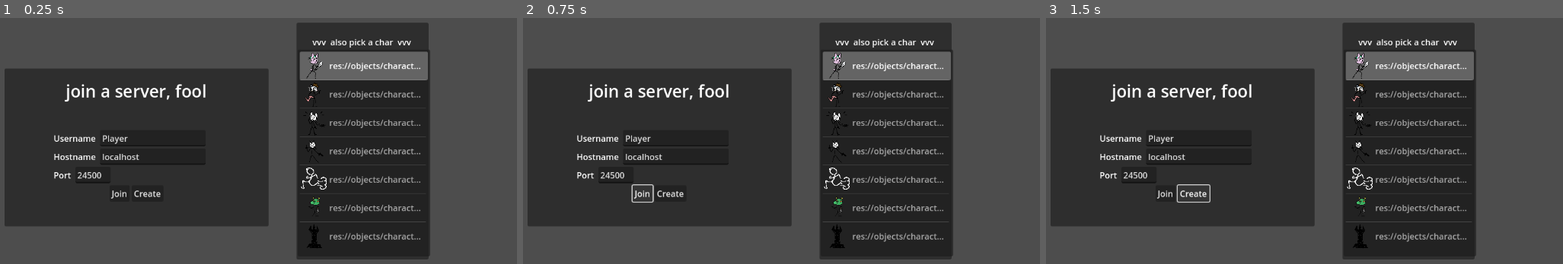
Above: before the commit, frames 1-3 (left to right).
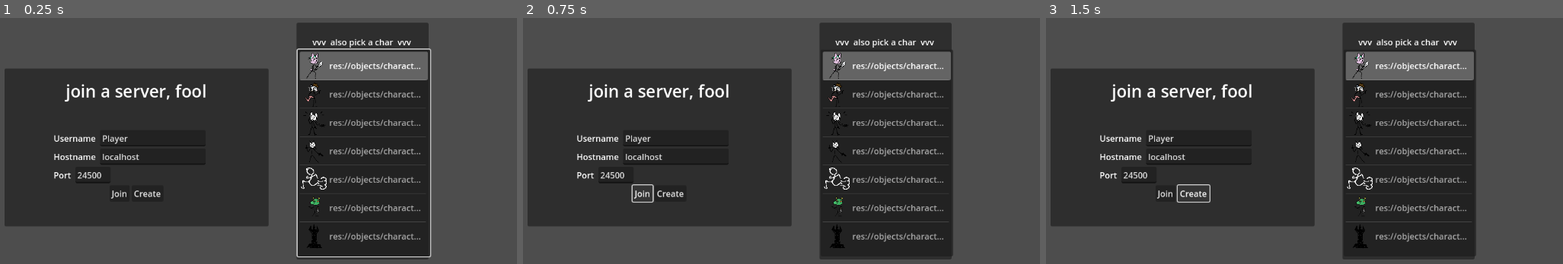
Above: after the commit, the same moments.

Repository: ndvrxd/cultism
Game: Godot game, scene res://scenes/connectScreen.tscn
Two runs of this game, one before a commit and one after it. Both use one fixed random seed, a clock stepped at 60 frames per second and the inputs below.
Inputs:
- Up to frame 1 (0.25 s): no input
- Up to frame 2 (0.75 s): click "Join" at 0.5 s
- Up to frame 3 (1.5 s): click "Create" at 1.25 s

The runs differ from the first frame. In frame 1, 0.8% of the frame differs, in the area x 57-84%, y 12-98%; in frame 2, nothing differs; in frame 3, nothing differs.

Commit message:
controller fully works now! + attack range on lizer + hitbox fixed + reorganized files
the only thing that may be a problem is that i further organized files, mainly moved netmanager into scripts sooooo pray its not an issue

Diff:
--- a/cult-game-version-0.1/project.godot
+++ b/cult-game-version-0.1/project.godot
@@ -17,7 +17,7 @@
 
 [autoload]
 
-NetManager="*res://NetManager.gd"
+NetManager="*res://scripts/NetManager.gd"
 
 [global_group]
 
@@ -26,6 +26,14 @@
 
 [input]
 
+ui_accept={
+"deadzone": 0.5,
+"events": [Object(InputEventKey,"resource_local_to_scene":false,"resource_name":"","device":0,"window_id":0,"alt_pressed":false,"shift_pressed":false,"ctrl_pressed":false,"meta_pressed":false,"pressed":false,"keycode":4194309,"physical_keycode":0,"key_label":0,"unicode":0,"location":0,"echo":false,"script":null)
+, Object(InputEventKey,"resource_local_to_scene":false,"resource_name":"","device":0,"window_id":0,"alt_pressed":false,"shift_pressed":false,"ctrl_pressed":false,"meta_pressed":false,"pressed":false,"keycode":4194310,"physical_keycode":0,"key_label":0,"unicode":0,"location":0,"echo":false,"script":null)
+, Object(InputEventKey,"resource_local_to_scene":false,"resource_name":"","device":0,"window_id":0,"alt_pressed":false,"shift_pressed":false,"ctrl_pressed":false,"meta_pressed":false,"pressed":false,"keycode":32,"physical_keycode":0,"key_label":0,"unicode":32,"location":0,"echo":false,"script":null)
+, Object(InputEventJoypadButton,"resource_local_to_scene":false,"resource_name":"","device":-1,"button_index":0,"pressure":0.0,"pressed":false,"script":null)
+]
+}
 up={
 "deadzone": 0.5,
 "events": [Object(InputEventKey,"resource_local_to_scene":false,"resource_name":"","device":-1,"window_id":0,"alt_press …(192 unchanged characters)…
--- a/cult-game-version-0.1/scenes/connectScreen.tscn
+++ b/cult-game-version-0.1/scenes/connectScreen.tscn
@@ -1,6 +1,6 @@
-[gd_scene load_steps=11 format=3 uid="uid://bqn8v6gbnfj1u"]
+[gd_scene load_steps=12 format=3 uid="uid://bqn8v6gbnfj1u"]
 
-[ext_resource type="Script" path="res://scenes/connectScreen.gd" id="1_bngj7"]
+[ext_resource type="Script" path="res://scripts/menus/connectScreen.gd" id="1_bngj7"]
 [ext_resource type="Texture2D" uid="uid://b5k4twe1vvha5" path="res://art/character ph/bunny ph.png" id="2_rywp4"]
 [ext_resource type="Texture2D" uid="uid://bdyllnybosvnm" path="res://art/character ph/poss ph.png" id="3_vst5a"]
 [ext_resource type="Texture2D" uid="uid://veo5l360amx3" path="res://art/character ph/player ph.png" id="4_iac7p"]
@@ -8,6 +8,7 @@
 [ext_resource type="Texture2D" uid="uid://bdeo180vqay6m" path="res://art/ui/run.png" id="6_2uyg7"]
 [ext_resource type="Texture2D" uid="uid://dx7xpikedu613" path="res://art/character ph/lizer ph.png" id="7_m7alx"]
 [ext_resource type="Texture2D" uid="uid://cqrh7ndjucvg5" path="res://art/character ph/effigy ph.png" id="8_3ew3o"]
+[ext_resource type="Script" path="res://scripts/menus/connectScreenGrabFocus.gd" id="9_ucoia"]
 
 [sub_resource type="LabelSettings" id="LabelSettings_3pw02"]
 font_size = 32
@@ -173,6 +174,7 @@
 item_5/icon = ExtResource("7_m7alx")
 item_6/text = "res://objects/characters/test_effigy.tscn"
 item_6/icon = ExtResource("8_3ew3o")
+script = ExtResource("9_ucoia")
 
 [connection signal="pressed" from="Control/VBoxContainer/CenterContainer/HBoxContainer4/Button" to="." method="onJoinClicked"]
 [connection signal="pressed" from="Control/VBoxContainer/CenterContainer/HBoxContainer4/Button2" to="." method="onCreateClicked"]
--- a/cult-game-version-0.1/scenes/pause_menu.tscn
+++ b/cult-game-version-0.1/scenes/pause_menu.tscn
@@ -1,8 +1,9 @@
-[gd_scene load_steps=8 format=3 uid="uid://dxiibdkgas3eu"]
+[gd_scene load_steps=9 format=3 uid="uid://dxiibdkgas3eu"]
 
 [ext_resource type="Script" path="res://scripts/pause_menu.gd" id="1_dmpsi"]
 [ext_resource type="Shader" path="res://vfx/shaders/pausemenu.gdshader" id="2_mb4ie"]
 [ext_resource type="FontFile" uid="uid://dhk11k42eybnt" path="res://fonts/chela-one.regular.ttf" id="3_iihm8"]
+[ext_resource type="Script" path="res://scripts/menus/buttonGrabFocus.gd" id="4_mpe36"]
 
 [sub_resource type="ShaderMaterial" id="ShaderMaterial_fiai1"]
 shader = ExtResource("2_mb4ie")
@@ -147,12 +148,14 @@
 theme_override_fonts/font = ExtResource("3_iihm8")
 theme_override_font_sizes/font_size = 42
 text = "Resume"
+script = ExtResource("4_mpe36")
 
 [node name="Restart" type="Button" parent="PanelContainer/VBoxContainer"]
 layout_mode = 2
 size_flags_vertical = 3
 theme_override_fonts/font = ExtResource("3_iihm8")
 theme_override_font_sizes/font_size = 42
+disabled = true
 text = "Restart"
 
 [node name="Quit" type="Button" parent="PanelContainer/VBoxContainer"]
--- /dev/null
+++ b/cult-game-version-0.1/scripts/NetManager.gd
@@ -0,0 +1,170 @@
+extends Node
+
+# These signals can be connected to by a UI lobby scene or the game scene.
+signal player_connected(peer_id, player_info)
+signal player_disconnected(peer_id)
+signal server_disconnected
+signal connection_refused(reason)
+
+var gameinfo = {};
+var playerinfo_local = {"name":"Server"};
+var players = {};
+
+const MAP = "res://scenes/levels/world.tscn"
+const PLAYERCONTROLSOBJ = "res://objects/controllers/player_controls.tscn"
+#var playerBodyPath = "res://objects/enemy.tscn";
+
+# THIS IS ALL VERY TRUSTING OF THE CLIENT
+# BAD OPSEC BUT SUFFICIENT FOR PLAYTESTING
+
+# Called when the node enters the scene tree for the first time.
+func _ready():
+	multiplayer.peer_connected.connect(onPlayerConnect)
+	multiplayer.peer_disconnected.connect(onPlayerDisconnect)
+	multiplayer.connected_to_server.connect(onConnectionSuccess)
+	multiplayer.connection_failed.connect(onConnectionFailed)
+	multiplayer.server_disconnected.connect(onServerDisconnect)
+	if IsDedicated():
+		start_listen_server();
+
+func IsDedicated():
+	return multiplayer.is_server() and (OS.has_feature("dedicated_server") or DisplayServer.get_name() == "headless")
+
+func join_game(address="localhost", port=24500):
+	if IsDedicated(): return;
+	var peer = ENetMultiplayerPeer.new()
+	var error = peer.create_client(address, port)
+	if error:
+		return error
+	multiplayer.multiplayer_peer = peer
+
+func start_listen_server(_hostname="localhost", port=24500, maxplayers=16):
+	var peer = ENetMultiplayerPeer.new()
+	var error = peer.create_server(port, maxplayers)
+	if error:
+		return error
+	multiplayer.multiplayer_peer = peer
+
+	if !IsDedicated():
+		#players[1] = playerinfo_local
+		player_connected.emit(1, playerinfo_local)
+		onPlayerConnect(1);
+	else:
+		load_game(MAP);
+
+func onPlayerConnect(id): # all clients, NOT JUST server
+	if !IsDedicated(): # send local player info to newly connected remote peer
+		recvPeerInfoCallback.rpc_id(id, playerinfo_local);
+
+@rpc("reliable")
+func setDisconnectMessage(reason):
+	print("Disconnected: " + reason)
+	connection_refused.emit(reason)
+
+@rpc("any_peer", "reliable", "call_local")
+func recvPeerInfoCallback(new_player_info):
+	var new_player_id = multiplayer.get_remote_sender_id()
+
+	if multiplayer.is_server():
+		var discReason = ""
+		for p in players:
+			if new_player_info["name"] == players[p]["name"]:
+				discReason = "Another player already has that name."
+
+		if discReason.is_empty():
+			load_game.rpc_id(new_player_id, MAP)
+		else:
+			setDisconnectMessage.rpc_id(new_player_id, discReason);
+			await get_tree().create_timer(0.1).timeout
+			multiplayer.multiplayer_peer.disconnect_peer(new_player_id);
+	if Chatbox.inst:
+		Chatbox.inst.print_chat(new_player_info["name"] + " connected.")
+	players[new_player_id] = new_player_info
+	player_connected.emit(new_player_id, new_player_info)
+
+@rpc("any_peer", "call_remote", "reliable")
+func askForEntities():
+	var id = multiplayer.get_remote_sender_id()
+	if multiplayer.is_server():
+		var ents = get_tree().get_nodes_in_group("entity")
+		for i in ents:
+			if not i is Entity: continue
+			var e = i as Entity
+			spawnEntityRpc.rpc_id(id, e.objPath, e.global_position, "", e.name,
+				e.name == e.entityName); # very stupid bandaid fix this is BAD.
+				# this only nametags an entity & considers it a player if the
+				# node name is the same as the entity name.
+				# i really need to do some cleanup around here
+			e.changeHealth.rpc_id(id, e.health, 0) # sync enemy health when player joins
+
+@rpc("any_peer", "call_local", "reliable")
+func spawnEntityRpc(scnPath:String, pos:Vector2 = Vector2.ZERO, ctlPath:String="", eName:String="", isPlayer=false):
+	var id = multiplayer.get_remote_sender_id()
+	if id:
+		if eName != "":
+			if get_tree().current_scene.get_node("spawns").has_node(eName): return
+		var ebody:Entity = load(scnPath).instantiate();
+		ebody.global_position = pos
+		if eName != "":
+			ebody.name = eName;
+			if isPlayer:
+				ebody.entityName = eName;
+				ebody.team = 1;
+				addNametagToEntity.call_deferred(ebody)
+		get_tree().current_scene.get_node("spawns").add_child.call_deferred(ebody)
+		if id == multiplayer.get_unique_id():
+			var ectl:EntityController
+			if ctlPath != "":
+				ectl = load(ctlPath).instantiate();
+			elif ebody.controllerPath != "":
+				ectl = load(ebody.controllerPath).instantiate();
+			else: return
+			ebody.add_child.call_deferred(ectl)
+			#ectl.attemptControl.call_deferred();
+
+func addNametagToEntity(ebody): # here so i can call this deferred clientside
+	await get_tree().create_timer(0.1).timeout
+	var nametag = preload("res://objects/nameTag.tscn").instantiate();
+	ebody.add_child(nametag)
+	nametag.get_child(0).position.y = (ebody.shoulderPoint.global_position.y - ebody.global_position.y) * 2.3
+	nametag.get_child(0).text = ebody.entityName
+
+# When the server decides to start the game from a UI scene,
+# do load_game.rpc(filepath)
+@rpc("call_local", "reliable")
+func load_game(game_scene_path):
+	get_tree().change_scene_to_file(game_scene_path)
+	await get_tree().create_timer(0.1).timeout
+	if !IsDedicated():
+		Entity.spawn.call_deferred(playerinfo_local["charbody"], Vector2.ZERO, '', playerinfo_local["name"])
+		if !multiplayer.is_server(): askForEntities.rpc_id.call_deferred(1)
+		Chatbox.inst.set_username(playerinfo_local["name"])
+
+func onPlayerDisconnect(id): # all clients, NOT JUST server
+	if get_tree().current_scene.get_node("spawns") and get_tree().current_scene.get_node("spawns").get_node(players[id]["name"]):
+		get_tree().current_scene.get_node("spawns").get_node(players[id]["name"]).queue_free()
+	if Chatbox.inst:
+		Chatbox.inst.print_chat(players[id]["name"] + " disconnected.")
+	players.erase(id)
+	player_disconnected.emit(id)
+
+func onConnectionSuccess(): # clientside only
+	if !IsDedicated():
+		var peer_id = multiplayer.get_unique_id()
+		players[peer_id] = playerinfo_local
+		player_connected.emit(peer_id, playerinfo_local)
+
+func onConnectionFailed(): # clientside only
+	multiplayer.multiplayer_peer = null
+
+func onServerDisconnect(): # clientside only
+	multiplayer.multiplayer_peer = null
+	players.clear()
+	server_disconnected.emit()
+
+@rpc("authority", "reliable", "call_local")
+func transferAuthority(nodepath:String, cid:int, recursive:bool=false) -> void: # use this later
+	# make sure all clients are in agreement over who controls what
+	var node:Node
+	node = get_tree().get_node(nodepath)
+	node.set_multiplayer_authority(cid, recursive);
--- a/cult-game-version-0.1/scripts/characters/lizer.gd
+++ b/cult-game-version-0.1/scripts/characters/lizer.gd
@@ -3,6 +3,7 @@
 var swordShape:CircleShape2D = CircleShape2D.new()
 @export var swordRange = 75
 @export var swordDamage = 20
+@export var dmgRange = 5 #set this to 0 for consistent damage (boring imo but yk..) - ndvr :3
 
 var swingTimer = 0;
 @export var swingDelay = 0.17;
@@ -74,7 +75,7 @@
 	var hits = 0
 	for e:Entity in ents:
 		if team != e.team:
-			e.changeHealth.rpc(e.health, -swordDamage, get_path())
+			e.changeHealth.rpc(e.health, -randf_range(swordDamage-dmgRange,swordDamage+dmgRange), get_path())
 			hits += 1
 		if hits >= maxHits:
 			break
--- /dev/null
+++ b/cult-game-version-0.1/scripts/menus/buttonGrabFocus.gd
@@ -0,0 +1,6 @@
+extends Button
+
+
+# Called when the node enters the scene tree for the first time.
+func _ready() -> void:
+	grab_focus()
--- /dev/null
+++ b/cult-game-version-0.1/scripts/menus/connectScreen.gd
@@ -0,0 +1,26 @@
+extends Node
+
+@export var nameBox:LineEdit;
+@export var addressBox:LineEdit;
+@export var portBox:LineEdit;
+@export var errorMsg:Label;
+@export var charBodySel:ItemList;
+
+func _ready():
+	NetManager.connection_refused.connect(emsgCallback)
+	charBodySel.select(0)
+
+func onJoinClicked():
+	NetManager.playerinfo_local["name"] = nameBox.text;
+	NetManager.playerinfo_local["charbody"] = charBodySel.get_item_text(charBodySel.get_selected_items()[0]);
+	#NetManager.playerinfo_local["color"] = color.color;
+	NetManager.join_game(addressBox.text, portBox.text.to_int());
+
+func onCreateClicked():
+	NetManager.playerinfo_local["name"] = nameBox.text;
+	NetManager.playerinfo_local["charbody"] = charBodySel.get_item_text(charBodySel.get_selected_items()[0]);
+	#NetManager.playerinfo_local["color"] = color.color;
+	NetManager.start_listen_server("localhost", portBox.text.to_int());
+
+func emsgCallback(reason):
+	errorMsg.text = reason;
--- /dev/null
+++ b/cult-game-version-0.1/scripts/menus/connectScreenGrabFocus.gd
@@ -0,0 +1,6 @@
+extends ItemList
+
+
+# Called when the node enters the scene tree for the first time.
+func _ready() -> void:
+	grab_focus()
--- a/cult-game-version-0.1/scripts/pause_menu.gd
+++ b/cult-game-version-0.1/scripts/pause_menu.gd
@@ -2,6 +2,7 @@
 
 func _ready():
 	$AnimationPlayer.play("RESET")
+	grab_focus()
 
 #func resize():
 	#size() = OS.get_screen_size()
